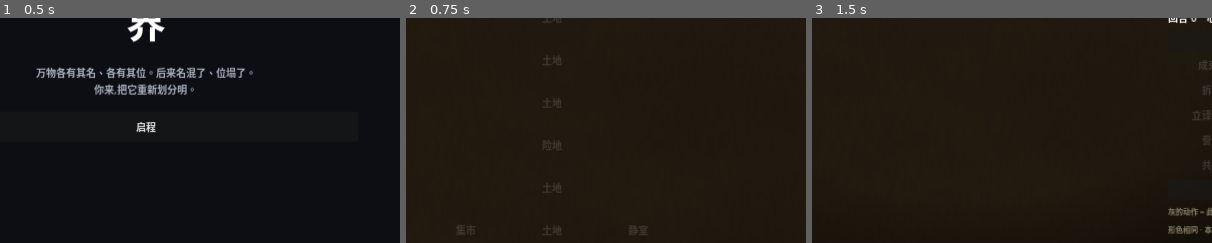
Above: before the commit, frames 1-3 (left to right).
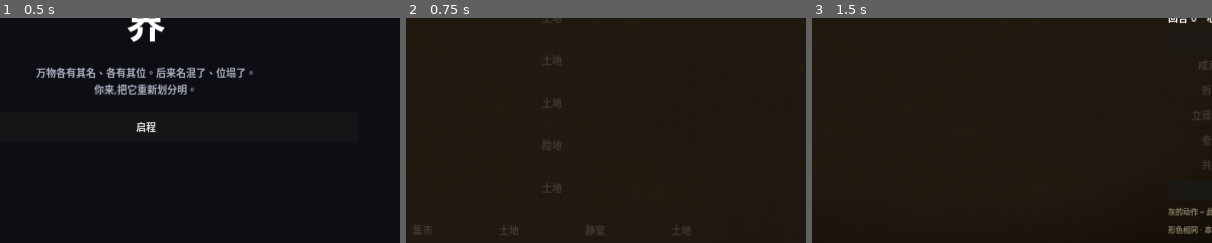
Above: after the commit, the same moments.

Repository: HelloKuoty/bounds
Game: Godot game, scene res://scenes/main/Main.tscn
The game is run twice, just before and just after one commit, with the same random seed, the same clock (stepped at 60 frames per second) and the same inputs.
Inputs:
- Up to frame 1 (0.5 s): no input
- Up to frame 2 (0.75 s): click "启程" at 0.5 s
- Up to frame 3 (1.5 s): click "土地" at 1.25 s
The pictures show only the part of the screen within x 32-82%, y 39-89%; the shares and areas given below are measured in that part.

Frame 1 is identical in both runs. In frame 2, 0.4% of the frame differs, in the area x 2-71%, y 92-97%; in frame 3, nothing differs.

Commit message:
iter-21: 连环渡 — an interlocked knot, depth beyond "find a pair" (阿May)
承接 iter-20(阿May 深度杠杆, 唯一未达项"推荐"的最后代码自走项):
- 新分叉领地 knot_ford(连环渡): 互锁连环 —— 同名银两岸, 画界分开却斩断往来(开出clash, 该步净赚0), 须再架译者石补上; 另有总册连散页待收拢
- 一处动牵一发、顺序有讲究, 把解谜从"找一对"做成"拆连环"; 全用既有动词(贪心可解), 接入PLAN分叉层7
- +1 回归测试(验"墙开了gap、不补不清") → 98绿, smoke通关, LOAD 0. 重导出网页.

Co-Authored-By: Claude Opus 4.8 (1M context) <noreply@anthropic.com>

Diff:
--- a/data/territories.json
+++ b/data/territories.json
@@ -82,6 +82,27 @@
       ],
       "clusters": [
         {"id": "one_flame", "label": "本是一盏", "members": ["lamp", "fire"]}
+      ]
+    },
+    {
+      "id": "knot_ford",
+      "name": "连环渡",
+      "intro": "一处缠局:同一个「银」,两岸各表一意——分开,则两岸断了往来,还得另架一座通路;一总册又连着散页,等人收拢。一处动,别处便牵一发——想清楚再落手。",
+      "concord_target": 2,
+      "blight_max": 40,
+      "insight": 4,
+      "pieces": [
+        {"id": "kf_coin", "label": "南岸的银", "glyph": "银", "meaning": "kf_coin", "kind": "living"},
+        {"id": "kf_ingot", "label": "北岸的银", "glyph": "银", "meaning": "kf_ingot", "kind": "living"},
+        {"id": "kf_root", "label": "总册", "glyph": "册", "meaning": "kf_master", "kind": "living"},
+        {"id": "kf_p1", "label": "一页", "glyph": "页", "meaning": "kf_leaf", "kind": "living"},
+        {"id": "kf_p2", "label": "一页", "glyph": "页", "meaning": "kf_leaf", "kind": "living"}
+      ],
+      "clusters": [
+        {"id": "kf_ledger", "label": "这一册", "members": ["kf_root", "kf_p1", "kf_p2"]}
+      ],
+      "links": [
+        {"id": "kf_ferry", "label": "两岸往来", "a": "kf_coin", "b": "kf_ingot"}
       ]
     },
     {
--- a/scripts/autoload/run_manager.gd
+++ b/scripts/autoload/run_manager.gd
@@ -14,7 +14,7 @@
 	[{"type": "elite", "terr": "shared_well"}],             # 学:共享
 	[{"type": "territory", "terr": "the_seep"}],            # 学:用界遏制蔓延
 	# 教学全过后才放开分叉(有选择,但不会撞上没学过的招)
-	[{"type": "bazaar", "terr": ""}, {"type": "territory", "terr": "two_faced"}, {"type": "sanctum", "terr": ""}],
+	[{"type": "bazaar", "terr": ""}, {"type": "territory", "terr": "two_faced"}, {"type": "sanctum", "terr": ""}, {"type": "territory", "terr": "knot_ford"}],  # 分叉:连环渡(交错连环)
 	[{"type": "sanctum", "terr": ""}, {"type": "territory", "terr": "scroll_bond"}, {"type": "territory", "terr": "two_names"}],  # 分叉:名障镇(异名同心)
 	[{"type": "heartland", "terr": "the_sprawl"}],          # Boss:蔓沼
 ]
--- a/tests/test_decision_depth.gd
+++ b/tests/test_decision_depth.gd
@@ -72,3 +72,19 @@
 	assert_eq(board.instabilities().size(), 0, "a single well-placed wall resolves both")
 	assert_eq(board.concord, 2, "two conflicts cleared at once")
 	assert_eq(board.insight, 1, "and it cost only one care of the two")
+
+
+func test_knot_ford_is_an_interlocked_chain() -> void:
+	# iter-21 depth (阿May): a knot, not a pair. Walling the same-name clash apart
+	# OPENS a clash (the ferry between the two banks), so a wall earns nothing until
+	# you also bridge it — you must unravel in order, not just "find a pair".
+	var board := BoardState.new()
+	board.load_territory(TerritoryDatabase.get_territory("knot_ford"))
+	assert_eq(board.instabilities().size(), 2, "starts as a name-clash + an unguarded ledger")
+	board.bundle(["kf_root", "kf_p1", "kf_p2"], "kf_root")   # collect the ledger → +1
+	assert_eq(board.concord, 1, "the ledger earns one")
+	var r := board.draw_wall(["kf_ingot"])                   # fixes the 银 clash BUT splits the ferry → opens a clash
+	assert_false(board.cleared, "walling alone doesn't clear — it traded one trouble for another")
+	assert_eq(board.concord, 1, "a wall that opens a gap earns nothing")
+	board.place_translator(BoardState.FIELD_REGION, r)       # bridge the ferry → +1
+	assert_true(board.cleared, "unravelled in order: collect, split, then bridge the gap it opened")
Not shown, changed: docs/index.html
Not shown, changed: docs/index.pck
Not shown, added: team/iterations/iter-21.md
